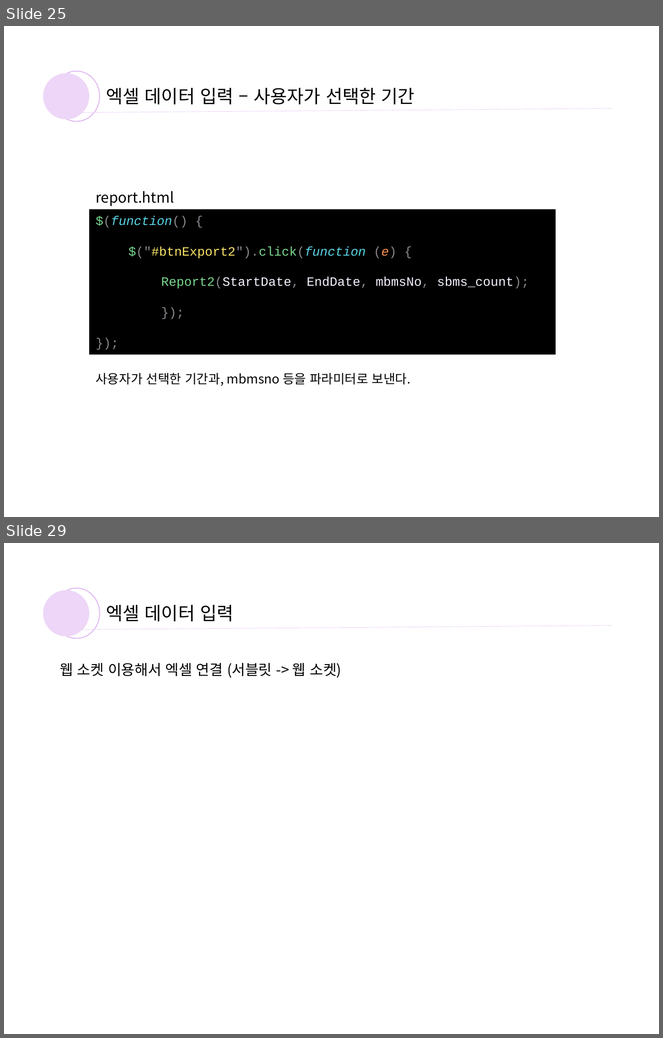
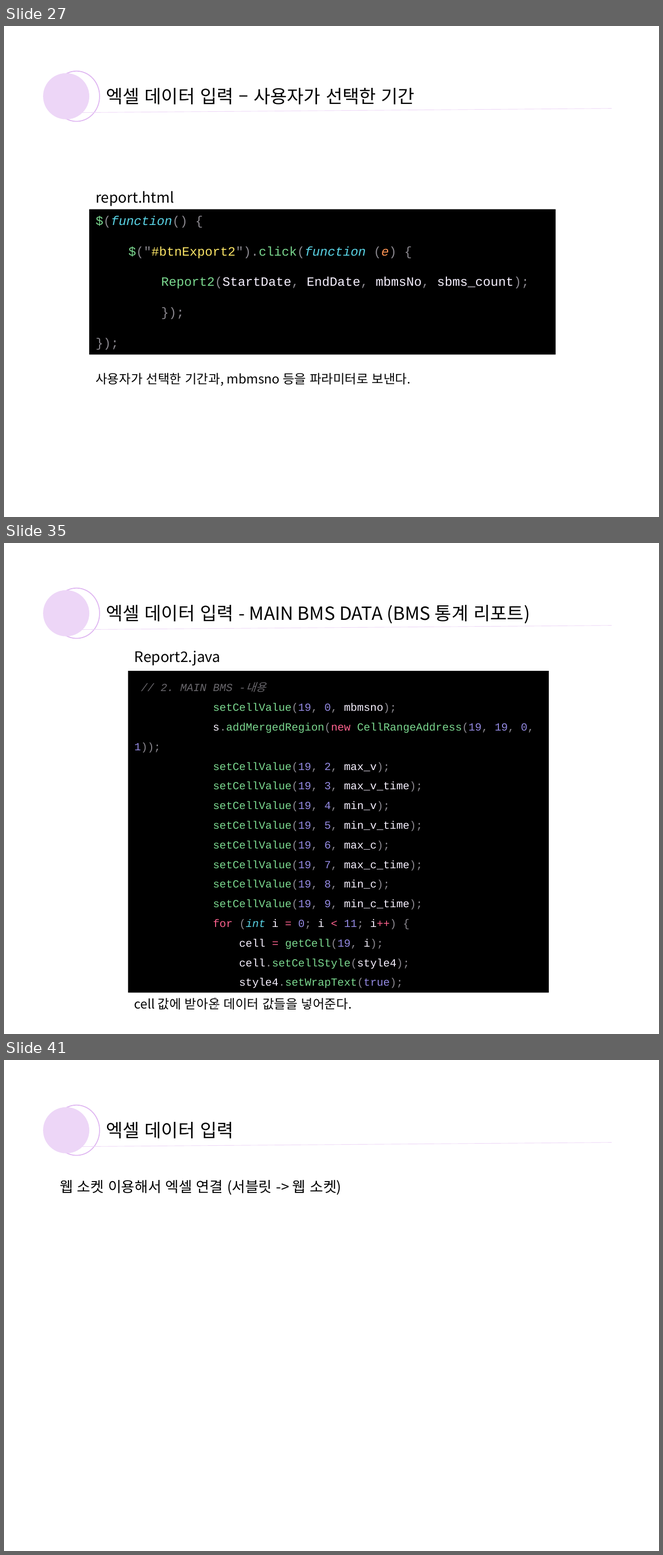
Before and after one commit to yoosooop/INTERN_log, a slide deck: bms 엑셀 파일 생성.pptx. Shown one above the other, each under a label of ours: slides 25 and 29 before the commit, slides 27, 35 and 41 after it; the slides between them are not shown. The pictures are 663x1038 and 663x1555 pixels, drawn with LibreOffice and Linux fonts; fonts in the diff are those of the drawing. Boxes give left, top, right and bottom in pixels: in the first picture for what was removed or moved away, otherwise in the second. Text is boxed around its words. In the diff, an @@ line names an element or a change of style, - is before the commit and + after.

```diff
--- a/bms 엑셀 파일 생성.pptx
+++ b/bms 엑셀 파일 생성.pptx
@@ slide 35 added at (4,543,659,1034), background #FFFFFF @@
@@ ellipse added at (53,588,99,639), outline #D298EC 1 pt @@
@@ ellipse added at (44,590,89,636), fill #EDD6F7 @@
@@ text added at (106,605,530,624), 20 pt, text #000000 @@
+엑셀 데이터 입력 - MAIN BMS DATA (BMS 통계 리포트)
@@ line added from (83, 629) to (612, 626), #EDD6F7 0.5 pt @@
@@ text added at (135,651,221,666), 16 pt, text #000000 @@
+Report2.java
@@ rectangle added at (128,671,548,993), fill #000000, 12 pt, text #7BD88F @@
+// 2. MAIN BMS -내용
+setCellValue(19, 0, mbmsno);
+s.addMergedRegion(new CellRangeAddress(19, 19, 0, 1));
+setCellValue(19, 2, max_v);
+setCellValue(19, 3, max_v_time);
+setCellValue(19, 4, min_v);
+setCellValue(19, 5, min_v_time);
+setCellValue(19, 6, max_c);
+setCellValue(19, 7, max_c_time);
+setCellValue(19, 8, min_c);
+setCellValue(19, 9, min_c_time);
+for (int i = 0; i < 11; i++) {
+cell = getCell(19, i);
+cell.setCellStyle(style4);
+style4.setWrapText(true);
+}
@@ text added at (223,998,352,1010), 14 pt, text #000000 @@
+cell 값에 받아온 데이터 값들을 넣어준다.
@@ what was slide 25 is now slide 27 @@
@@ what was slide 29 is now slide 41 @@
```
Also in this commit, not shown: 12 slides changed, 11 other slides added.
